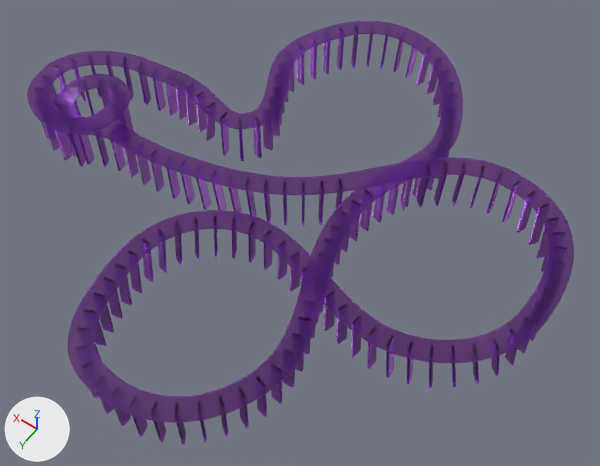
The Blender file Assets/Paris Assets/paristrack4-glass.blend as it was, and as the next commit left it.
One viewpoint serves both versions: a camera (50 mm lens) standing at (-195.0, 146.0, 231.0) and looking at (-81.0, -14.0, -20.0). The lights are fixed; the arrows at lower left show +X, +Y and +Z.

Script lines for the objects in view, before the commit:
```python
mat_material = bpy.data.materials.new('Material')
mat_material.use_nodes = True; mat_material.node_tree.nodes.clear()
_N = mat_material.node_tree.nodes; _L = mat_material.node_tree.links
n0 = _N.new('ShaderNodeOutputMaterial'); n0.name = 'Material Output'
n1 = _N.new('ShaderNodeBsdfGlass'); n1.name = 'Glass BSDF'
n1.distribution = 'BECKMANN'
n1.inputs[0].default_value = (0.819, 0.511, 1.0, 1.0)  # 'Color', purple #eabdff
n1.inputs[1].default_value = 0.358  # 'Roughness'
n1.inputs[2].default_value = 1.45  # 'IOR'
_L.new(n1.outputs[0], n0.inputs[0])  # 'BSDF' to 'Surface'
me_plane = bpy.data.meshes.new('Plane')
me_plane.from_pydata(...)  # 11944 vertices, 8904 faces; spans x -176.0..40.0, y -121.0..86.0, z -27.0..8.0
me_plane.materials.append(mat_material)
ob_plane = bpy.data.objects.new('Plane', me_plane)
ob_plane.location = (0.0, 0.0, 0.0)
```
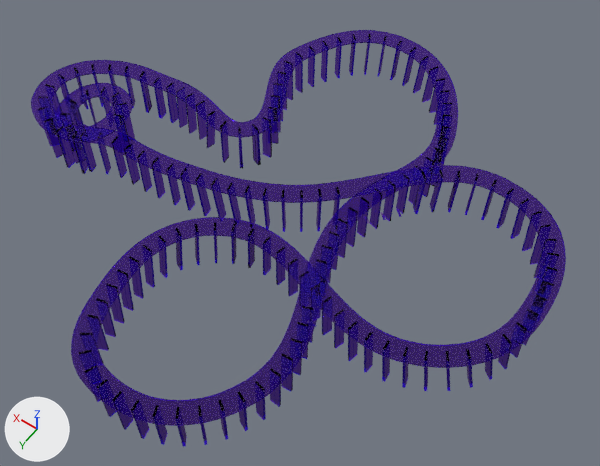
What differs and where, as boxes [x1, y1, x2, y2] in the pictures (600 x 466 px):
'Plane', recoloured, shading changed, moved, rescaled
    before: [27, 21, 574, 444]
    after: [31, 30, 566, 446]

The change, as a list of edits to the scene's bpy script:
```text
Change mat_material:
    where n1 = _N.new('ShaderNodeBsdfGlass'); n1.name = 'Glass BSDF'
    remove n1.inputs[1].default_value = 0.358  # 'Roughness'
    n1.inputs[0].default_value: (0.819, 0.511, 1.0, 1.0) -> (0.539, 0.331, 1.0, 1.0)  # 'Color', purple #eabdff -> 'Color', purple #c29cff
    add n2 = _N.new('ShaderNodeNewGeometry'); n2.name = 'Geometry'
    add _L.new(n2.outputs[3], n1.inputs[3])  # 'True Normal' to 'Normal'
Change me_plane:
    where me_plane.from_pydata(...)  # 11944 vertices, 8904 faces; spans x -176.0..40.0, y -121.0..86.0, z -27.0..8.0
    used by ob_plane; location = (0.0, 0.0, 0.0)
    me_plane part 1: all faces are now shaded smooth (8904 of 8904 changed)
Change ob_plane:
    ob_plane.location: (0.0, 0.0, 0.0) -> (0.0, 0.0, -4.5)
    ob_plane.scale: (1.0, 1.0, 1.0) -> (0.991, 0.991, 0.991)
```
